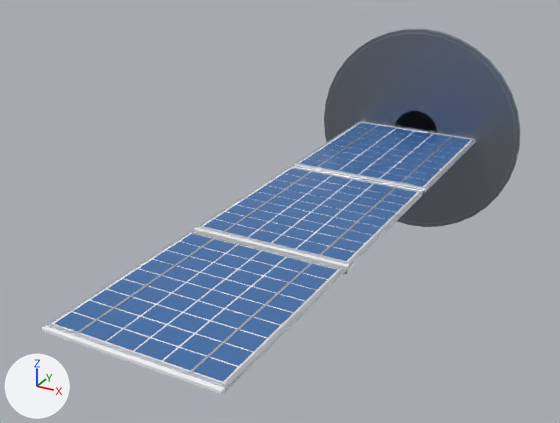
An edit to the glTF model assets-src/ship-modules/solar-panel-standard.glb, drawn before and after from the same camera.
Both versions are drawn from a 50 mm camera at (6.0, -18.45, 6.0) aimed at (-0.79, -6.11, -0.17). Arrows for +X, +Y and +Z are at lower left; the lights stay in place. The picture after the commit comes second. Where no turn or scale is listed for an object, it has been applied to the vertices.

The first picture shows 'deploy_flange', 'flange_bolts', 'panel:0', 'panel:1', 'panel:2', 'panel_busbars:2', 'panel_cells:0', 'panel_cells:1', 'panel_cells:2', 'panel_frame:0', 'panel_frame:1', 'panel_frame:2' and 5 more.
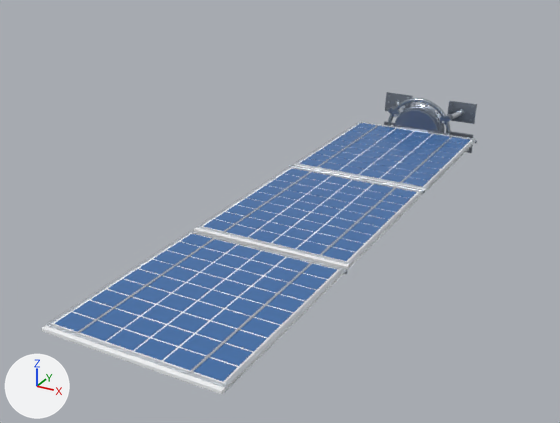
Where the change shows, as pixel boxes [x1, y1, x2, y2] in the pictures (560 x 423 px):
'deploy_flange', deleted
    before: [324, 29, 520, 227]
'flange_bolts', deleted
    before: [326, 33, 516, 224]

Patch to the scene script:
```diff
--- a/assets-src/ship-modules/solar-panel-standard.glb.py
+++ b/assets-src/ship-modules/solar-panel-standard.glb.py
@@ ob_deploy_flange @@
-ob_deploy_flange = bpy.data.objects.new('deploy_flange', me_deploy_flange)
-ob_deploy_flange.location = (0.0, 0.0, 0.0)
@@ ob_flange_bolts @@
-ob_flange_bolts = bpy.data.objects.new('flange_bolts', me_flange_bolts)
-ob_flange_bolts.location = (0.0, 0.0, 0.0)
```
